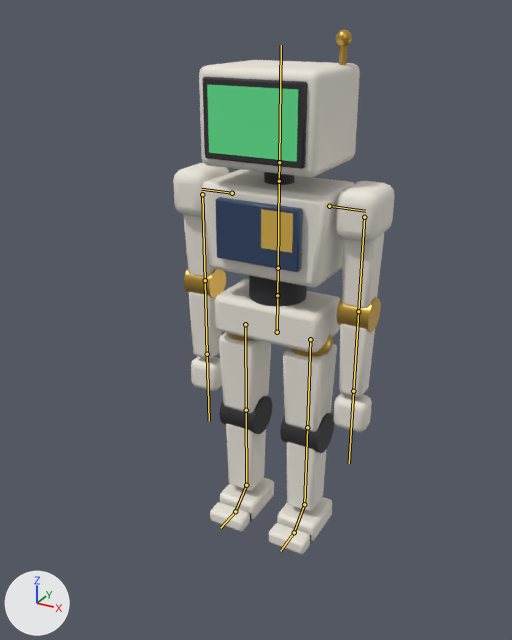
The glTF model public/models/atrium/robot.glb, before and after one commit.
The view is the same before and after, from a 50 mm camera at (1.044, -2.056, 1.857) aimed at (0.014, -0.184, 0.92). The lights are fixed; the arrows at lower left show +X, +Y and +Z. The older version comes first. The bones that change, and the others that lie on the model, are drawn over the model as lines.

The first picture shows 'visitor'.
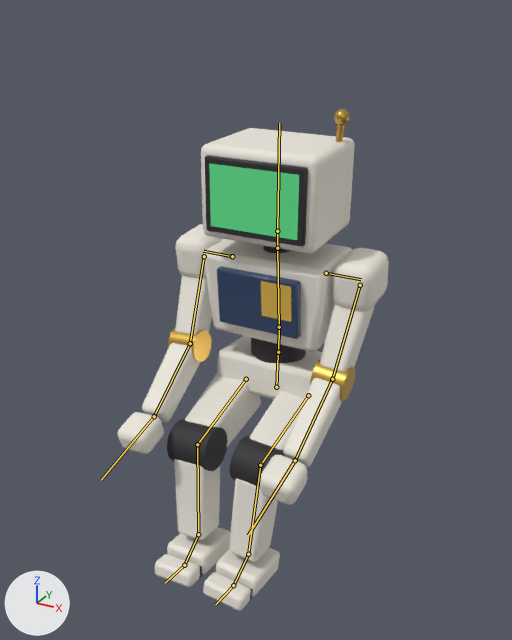
The newer file adds an action. The first version stands in its rest pose; the second is drawn at frame 18 of the action 'Sitting'.

What differs and where, as boxes (x1, y1, x2, y2) in the pictures (512 x 640 px):
'visitor', posed (22% wider): before (173, 29, 395, 554); after (117, 109, 389, 611)
bone 'hips', root to tip: before (277, 332) to (277, 298); after (276, 387) to (278, 354)
bone 'spine', root to tip: before (277, 295) to (278, 268); after (278, 352) to (279, 327)
bone 'chest', root to tip: before (278, 268) to (279, 181); after (279, 327) to (277, 248)
bone 'neck', root to tip: before (279, 181) to (279, 162); after (277, 248) to (277, 231)
bone 'head', root to tip: before (279, 162) to (281, 45); after (277, 231) to (279, 123)
bone 'shoulder.R', root to tip: before (232, 193) to (201, 189); after (232, 256) to (203, 251)
bone 'upper_arm.R', root to tip: before (202, 194) to (205, 280); after (204, 256) to (190, 343)
bone 'forearm.R', root to tip: before (205, 280) to (207, 354); after (190, 343) to (154, 416)
bone 'hand.R', root to tip: before (207, 354) to (209, 421); after (154, 416) to (101, 480)
bone 'shoulder.L', root to tip: before (329, 206) to (365, 211); after (326, 273) to (361, 279)
bone 'upper_arm.L', root to tip: before (364, 217) to (358, 311); after (360, 285) to (332, 379)
bone 'forearm.L', root to tip: before (358, 311) to (353, 391); after (332, 379) to (295, 460)
bone 'hand.L', root to tip: before (353, 391) to (349, 463); after (295, 460) to (248, 535)
bone 'thigh.R', root to tip: before (245, 324) to (246, 410); after (246, 379) to (197, 444)
bone 'shin.R', root to tip: before (246, 410) to (246, 485); after (197, 444) to (198, 534)
bone 'thigh.L', root to tip: before (310, 339) to (307, 427); after (308, 395) to (260, 465)
bone 'shin.L', root to tip: before (307, 427) to (304, 504); after (260, 465) to (248, 554)

Diff of the bpy script that builds the scene:
```diff
--- a/public/models/atrium/robot.glb.py
+++ b/public/models/atrium/robot.glb.py
@@ bone_hips @@
 bone_hips = bpy.data.objects['visitor_rig'].pose.bones['hips']
-bone_hips.location = (0.0, 0.0, 0.0)
-bone_hips.rotation_quaternion = (1.0, 0.0, 0.0, 0.0)  # degrees (0, 0, 0)
+bone_hips.location = (0.0, -0.225, 0.0)
+bone_hips.rotation_quaternion = (0.999, -0.04, 0.0, 0.0)  # degrees (-5, 0, 0)
@@ bone_spine @@
 bone_spine = bpy.data.objects['visitor_rig'].pose.bones['spine']  # child of 'hips'
-bone_spine.rotation_quaternion = (1.0, 0.0, 0.0, 0.0)  # degrees (0, 0, 0)
+bone_spine.rotation_quaternion = (0.999, 0.035, 0.0, 0.0)  # degrees (4, 0, 0)
@@ bone_chest @@
 bone_chest = bpy.data.objects['visitor_rig'].pose.bones['chest']  # child of 'spine'
-bone_chest.rotation_quaternion = (1.0, 0.0, 0.0, 0.0)  # degrees (0, 0, 0)
+bone_chest.rotation_quaternion = (0.999, 0.035, 0.0, 0.0)  # degrees (4, 0, 0)
@@ bone_neck @@
 bone_neck = bpy.data.objects['visitor_rig'].pose.bones['neck']  # child of 'chest'
-bone_neck.rotation_quaternion = (1.0, 0.0, 0.0, 0.0)  # degrees (0, 0, 0)
+bone_neck.rotation_quaternion = (1.0, -0.015, 0.0, 0.0)  # degrees (-2, 0, 0)
@@ bone_head @@
 bone_head = bpy.data.objects['visitor_rig'].pose.bones['head']  # child of 'neck'
-bone_head.rotation_quaternion = (1.0, 0.0, 0.0, 0.0)  # degrees (0, 0, 0)
+bone_head.rotation_quaternion = (1.0, 0.0, 0.021, -0.011)  # degrees (0, 2, -1)
@@ bone_shoulder_r @@
 bone_shoulder_r = bpy.data.objects['visitor_rig'].pose.bones['shoulder.R']  # child of 'chest'
-bone_shoulder_r.rotation_quaternion = (1.0, 0.0, 0.0, 0.0)  # degrees (0, 0, 0)
+bone_shoulder_r.rotation_quaternion = (1.0, 0.0, -0.02, 0.0)  # degrees (0, -2, 0)
@@ bone_upper_arm_r @@
 bone_upper_arm_r = bpy.data.objects['visitor_rig'].pose.bones['upper_arm.R']  # child of 'shoulder.R'
-bone_upper_arm_r.rotation_quaternion = (1.0, 0.0, 0.0, 0.0)  # degrees (0, 0, 0)
+bone_upper_arm_r.rotation_quaternion = (0.959, -0.281, 0.011, -0.038)  # degrees (-33, 0, -5)
@@ bone_forearm_r @@
 bone_forearm_r = bpy.data.objects['visitor_rig'].pose.bones['forearm.R']  # child of 'upper_arm.R'
-bone_forearm_r.rotation_quaternion = (1.0, 0.0, 0.0, 0.0)  # degrees (0, 0, 0)
+bone_forearm_r.rotation_quaternion = (0.969, -0.247, 0.0, 0.0)  # degrees (-29, 0, 0)
@@ bone_hand_r @@
 bone_hand_r = bpy.data.objects['visitor_rig'].pose.bones['hand.R']  # child of 'forearm.R'
-bone_hand_r.rotation_quaternion = (1.0, 0.0, 0.0, 0.0)  # degrees (0, 0, 0)
+bone_hand_r.rotation_quaternion = (0.985, -0.174, 0.0, 0.0)  # degrees (-20, 0, 0)
@@ bone_shoulder_l @@
 bone_shoulder_l = bpy.data.objects['visitor_rig'].pose.bones['shoulder.L']  # child of 'chest'
-bone_shoulder_l.rotation_quaternion = (1.0, 0.0, 0.0, 0.0)  # degrees (0, 0, 0)
+bone_shoulder_l.rotation_quaternion = (1.0, 0.0, 0.02, 0.0)  # degrees (0, 2, 0)
@@ bone_upper_arm_l @@
 bone_upper_arm_l = bpy.data.objects['visitor_rig'].pose.bones['upper_arm.L']  # child of 'shoulder.L'
-bone_upper_arm_l.rotation_quaternion = (1.0, 0.0, 0.0, 0.0)  # degrees (0, 0, 0)
+bone_upper_arm_l.rotation_quaternion = (0.959, -0.281, -0.011, 0.038)  # degrees (-33, 0, 5)
@@ bone_forearm_l @@
 bone_forearm_l = bpy.data.objects['visitor_rig'].pose.bones['forearm.L']  # child of 'upper_arm.L'
-bone_forearm_l.rotation_quaternion = (1.0, 0.0, 0.0, 0.0)  # degrees (0, 0, 0)
+bone_forearm_l.rotation_quaternion = (0.969, -0.247, 0.0, 0.0)  # degrees (-29, 0, 0)
@@ bone_hand_l @@
 bone_hand_l = bpy.data.objects['visitor_rig'].pose.bones['hand.L']  # child of 'forearm.L'
-bone_hand_l.rotation_quaternion = (1.0, 0.0, 0.0, 0.0)  # degrees (0, 0, 0)
+bone_hand_l.rotation_quaternion = (0.985, -0.174, 0.0, 0.0)  # degrees (-20, 0, 0)
@@ bone_thigh_r @@
 bone_thigh_r = bpy.data.objects['visitor_rig'].pose.bones['thigh.R']  # child of 'hips'
-bone_thigh_r.rotation_quaternion = (1.0, 0.0, 0.0, 0.0)  # degrees (0, 0, 0)
+bone_thigh_r.rotation_quaternion = (0.811, -0.585, 0.018, -0.024)  # degrees (-72, 0, -3)
@@ bone_shin_r @@
 bone_shin_r = bpy.data.objects['visitor_rig'].pose.bones['shin.R']  # child of 'thigh.R'
-bone_shin_r.rotation_quaternion = (1.0, 0.0, 0.0, 0.0)  # degrees (0, 0, 0)
+bone_shin_r.rotation_quaternion = (0.825, 0.565, 0.0, 0.0)  # degrees (69, 0, 0)
@@ bone_thigh_l @@
 bone_thigh_l = bpy.data.objects['visitor_rig'].pose.bones['thigh.L']  # child of 'hips'
-bone_thigh_l.rotation_quaternion = (1.0, 0.0, 0.0, 0.0)  # degrees (0, 0, 0)
+bone_thigh_l.rotation_quaternion = (0.811, -0.585, -0.018, 0.024)  # degrees (-72, 0, 3)
@@ bone_shin_l @@
 bone_shin_l = bpy.data.objects['visitor_rig'].pose.bones['shin.L']  # child of 'thigh.L'
-bone_shin_l.rotation_quaternion = (1.0, 0.0, 0.0, 0.0)  # degrees (0, 0, 0)
+bone_shin_l.rotation_quaternion = (0.825, 0.565, 0.0, 0.0)  # degrees (69, 0, 0)
```
